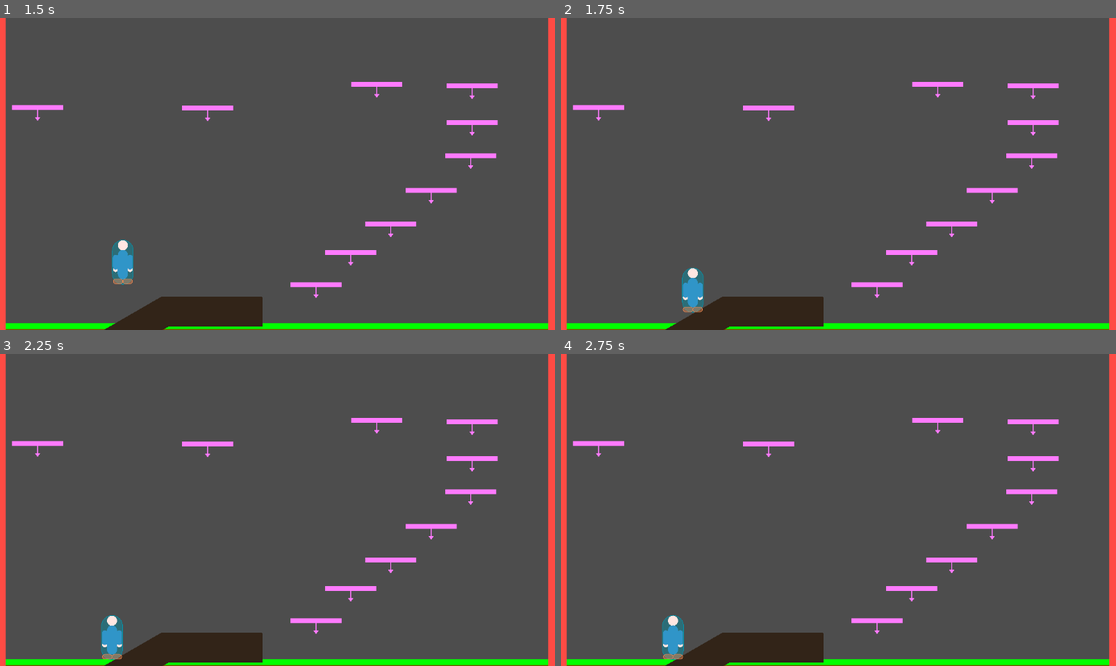
Above: before the commit, frames 1-4 (two rows, left to right).
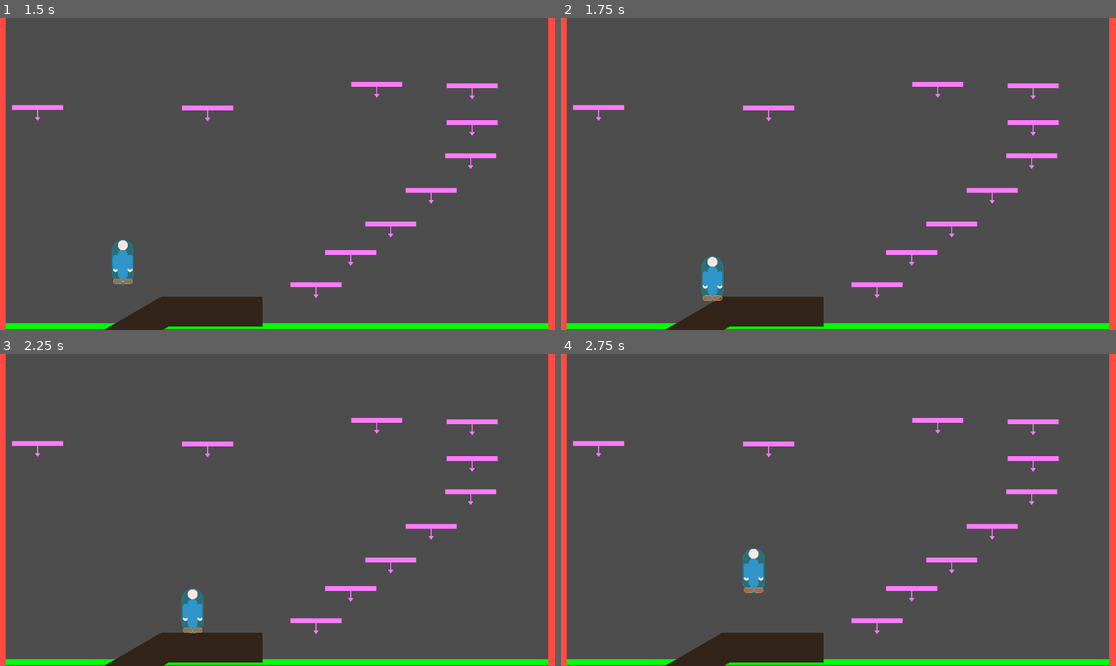
Above: after the commit, the same moments.

Repository: TheRealBlackNet/ImprovedMovementScripts
Game: Godot game, scene res://main.tscn
Same seed, same stepped clock (60 frames per second), same inputs: the game is played once before the commit and once after it.
Inputs (mouse positions are in pixels of both pictures, inside the frame that each line leads up to):
- Up to frame 1 (1.5 s): click "update (jump and run)" at 0.5 s; tap Enter (ui_accept) at 1.25 s; move the mouse to (399, 158) at 1.27 s; hold Right (ui_right) from 1.28 s (still down)
- Up to frame 2 (1.75 s): keep holding Right (ui_right); tap Enter (ui_accept) at 1.52 s
- Up to frame 3 (2.25 s): move the mouse to (166, 525) at 2.02 s; release Right (ui_right) at 2.03 s; hold Down (ui_down) from 2.03 s (still down)
- Up to frame 4 (2.75 s): keep holding Down (ui_down); tap Enter (ui_accept) at 2.27 s

Frame 1 is identical in both runs. In frame 2, 1.0% of the frame differs, in the area x 21-30%, y 76-95%; in frame 3, 1.1%; in frame 4, 1.1%, in the area x 18-37%, y 62-98%.

Commit message:
fixed and added comment

Diff:
--- a/improved/character_body_2d_jump_and_run.gd
+++ b/improved/character_body_2d_jump_and_run.gd
@@ -7,8 +7,8 @@
 var doulbe_jump:bool = false
 
 func _ready() -> void:
-	# top down mode all collisions are walls
-	motion_mode = CharacterBody2D.MOTION_MODE_FLOATING
+	# ground and walls create different collision types see is_on_floor().
+	motion_mode = CharacterBody2D.MOTION_MODE_GROUNDED
 
 func _physics_process(delta: float) -> void:
 	if not is_on_floor():
